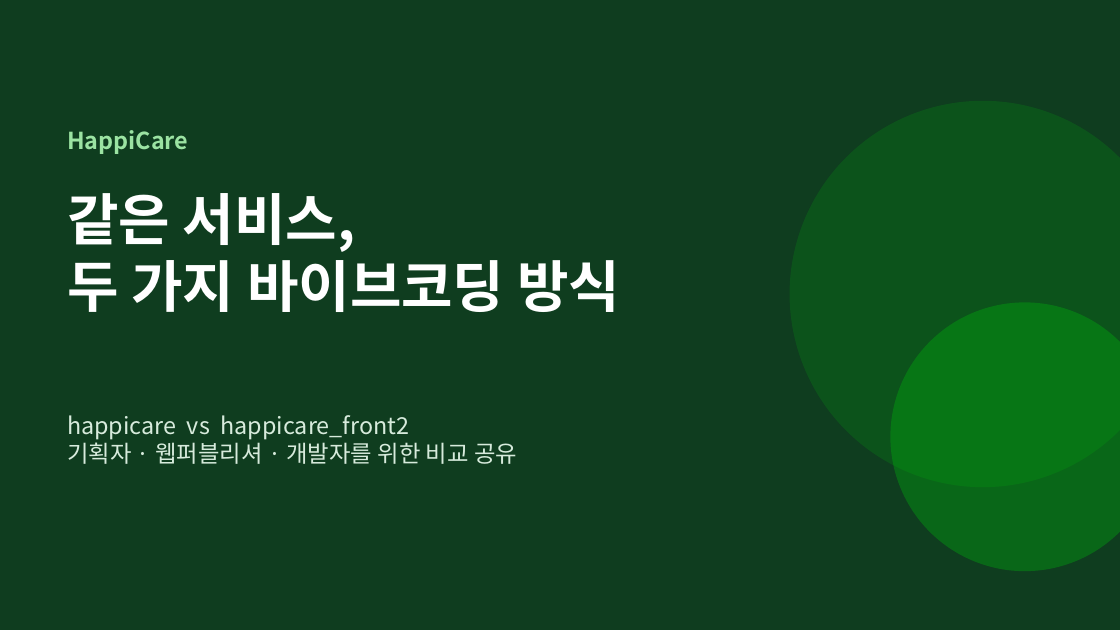
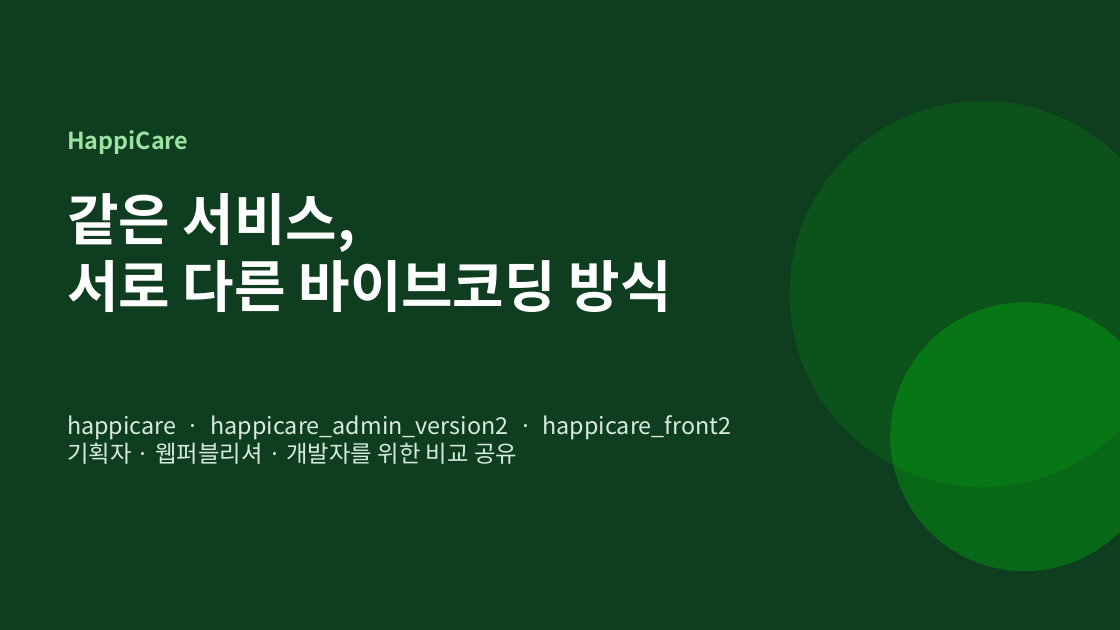
Before and after one commit to huynsolm/customer, a slide deck: slide 1 of happicare-presentation/HappiCare_방식비교_팀발표.pptx. Drawn at 1120x630 pixels with LibreOffice and Linux fonts; fonts in the diff are those of the drawing. Boxes give left, top, right and bottom in pixels: in the first picture for what was removed or moved away, otherwise in the second. Text is boxed around its words. In the diff, an @@ line names an element or a change of style, - is before the commit and + after.

```diff
--- a/happicare-presentation/HappiCare_방식비교_팀발표.pptx
+++ b/happicare-presentation/HappiCare_방식비교_팀발표.pptx
@@ text at [67,251,672,312]: text changed @@
-두 가지 바이브코딩 방식
+서로 다른 바이브코딩 방식
@@ text at [67,415,732,440]: text changed @@
-happicare vs happicare_front2
+happicare · happicare_admin_version2 · happicare_front2
```
Also in this commit, not shown: 4 other slides changed, 2 slides added, 2 other files.
